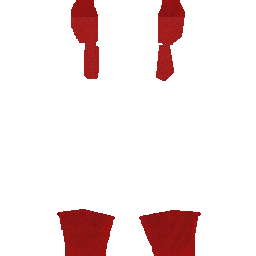
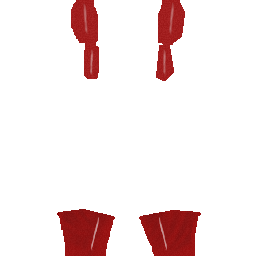
Before/after of a (256, 256) layered artwork. What changed in the layer stack:
added layer "图层 3 copy 5" (lighten, 60%) above "图层 3 copy 4" over (74, 0, 93, 35)
added layer "图层 3 copy 4" (lighten, 60%) above "图层 3 copy 3" over (160, 0, 179, 36)
added layer "图层 3 copy 3" (lighten, 60%) above "图层 3 copy 2" over (90, 49, 94, 76)
added layer "图层 3 copy 2" (lighten, 60%) above "图层 3 copy" over (162, 50, 167, 76)
added layer "图层 3 copy" (lighten, 60%) above "图层 3" over (156, 217, 168, 251)
added layer "图层 3" (lighten, 60%) above "Background" over (86, 217, 102, 251)
painted on "Background" over (71, 0, 185, 17)
